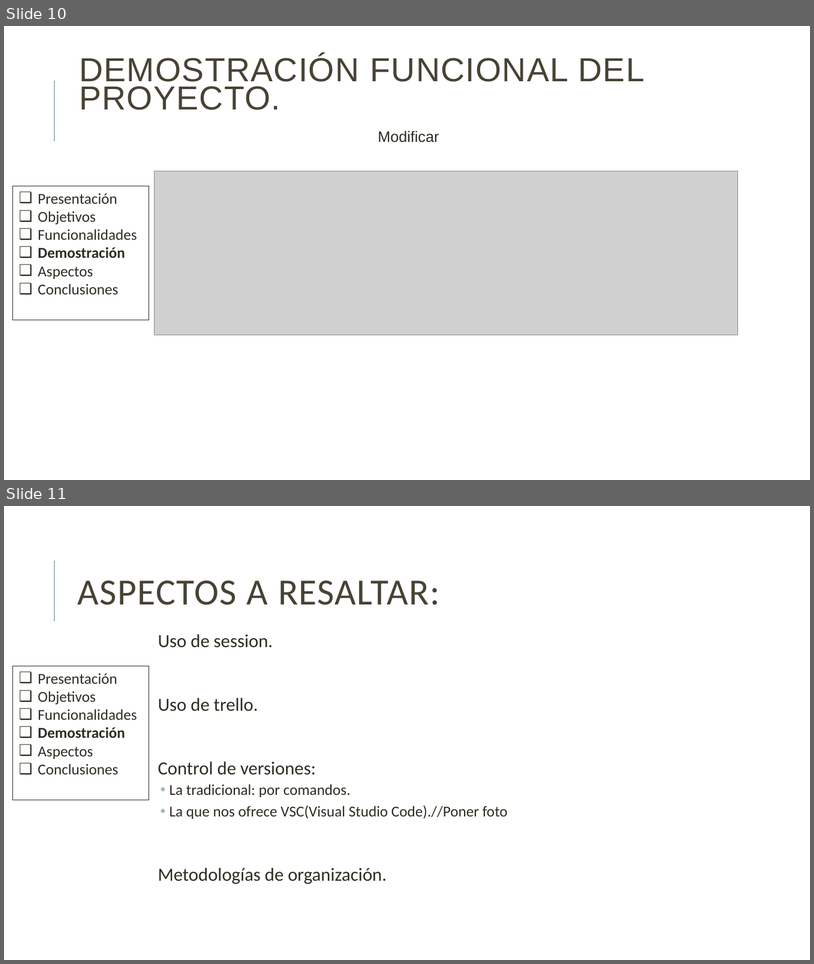
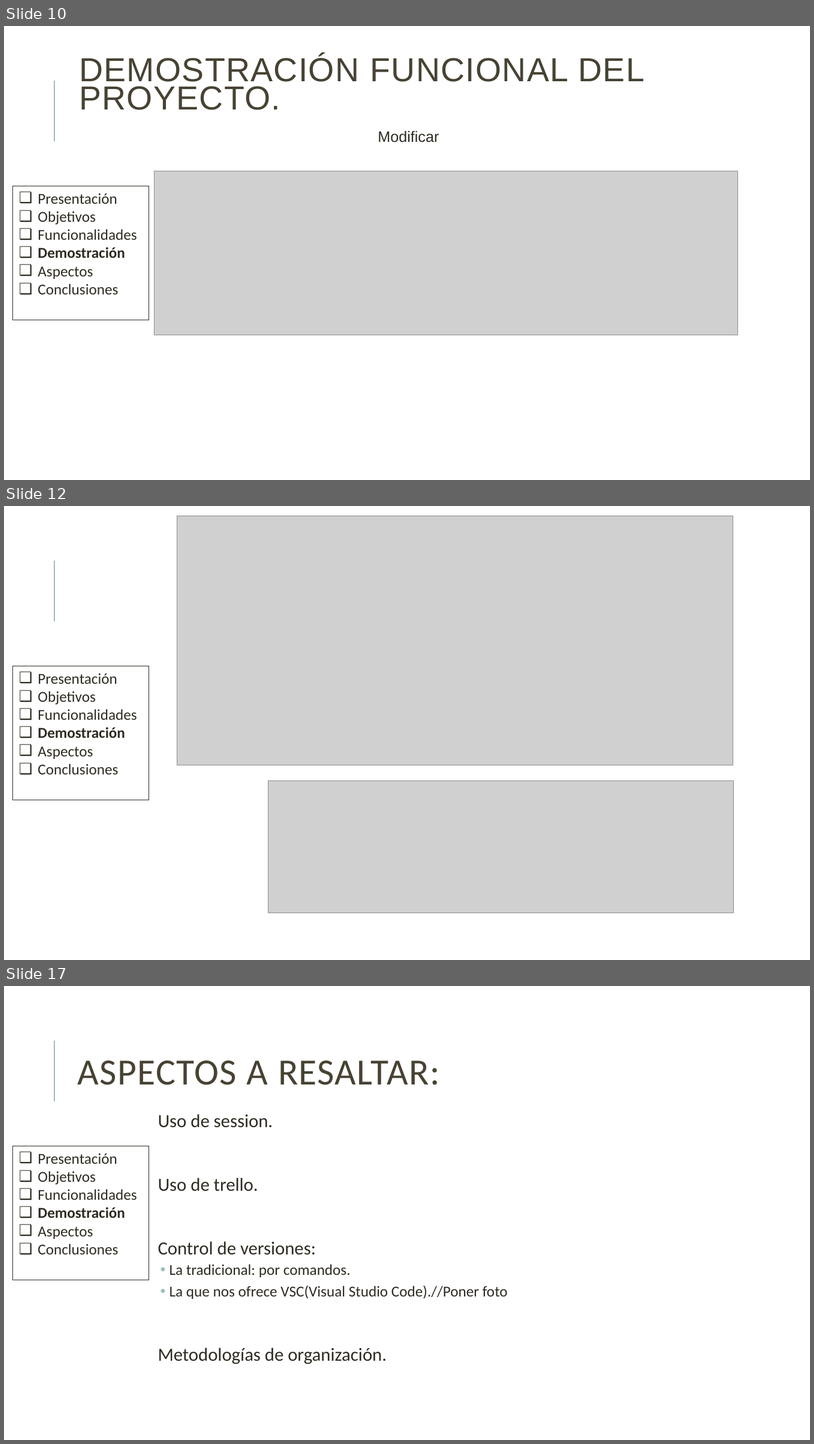
Before and after one commit to danielallhoff/M17-G4-AirDSS, a slide deck: AIRDSS.pptx. Shown one above the other, each under a label of ours: slides 10 and 11 before the commit, slides 10, 12 and 17 after it; the slides between them are not shown. The pictures are 814x964 and 814x1444 pixels, drawn with LibreOffice and Linux fonts; fonts in the diff are those of the drawing; grey boxes stand for pictures. Boxes give left, top, right and bottom in pixels: in the first picture for what was removed or moved away, otherwise in the second. Text is boxed around its words. In the diff, an @@ line names an element or a change of style, - is before the commit and + after.

```diff
--- a/AIRDSS.pptx
+++ b/AIRDSS.pptx
@@ slide 12 added at bbox=[4, 506, 810, 960], background #FFFFFF; not listed: 1 template element that a slide beside it also shows @@
@@ picture added at bbox=[177, 516, 734, 765] @@
@@ rectangle added at bbox=[13, 666, 149, 800], outline #2E2B21 0.75 pt, 18 pt, text #2E2B21 @@
+❑ Presentación
+❑ Objetivos
+❑ Funcionalidades
+❑ Demostración
+❑ Aspectos
+❑ Conclusiones
@@ picture added at bbox=[269, 781, 734, 913] @@
@@ what was slide 11 is now slide 17 @@
```
Also in this commit, not shown: 1 slide changed, 5 other slides added.
